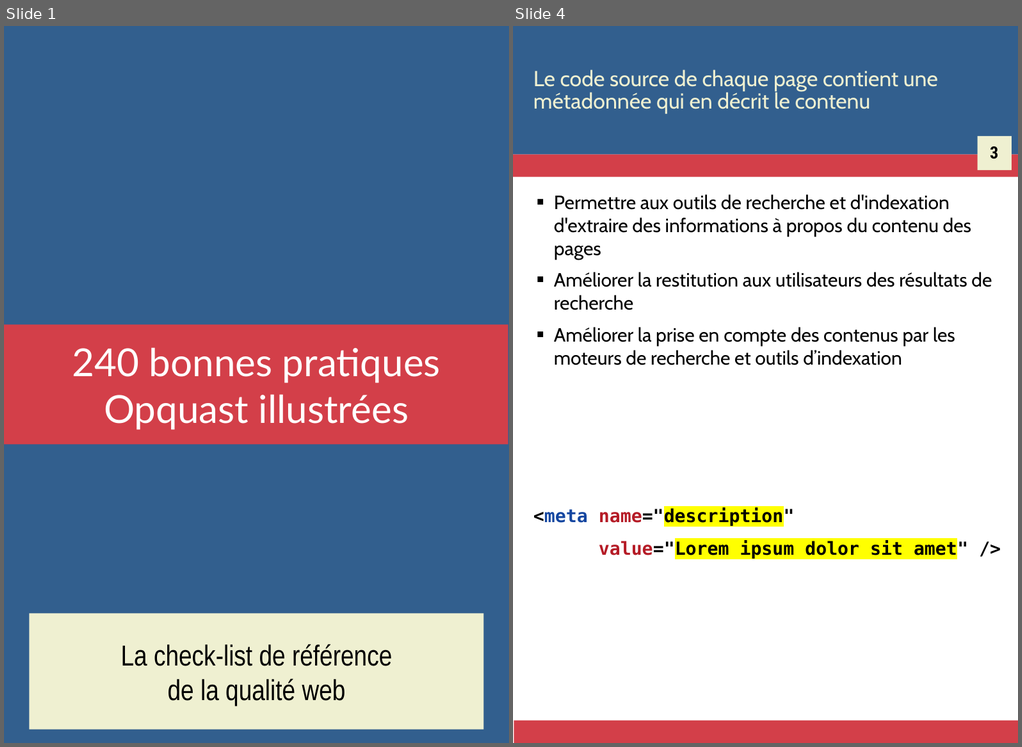
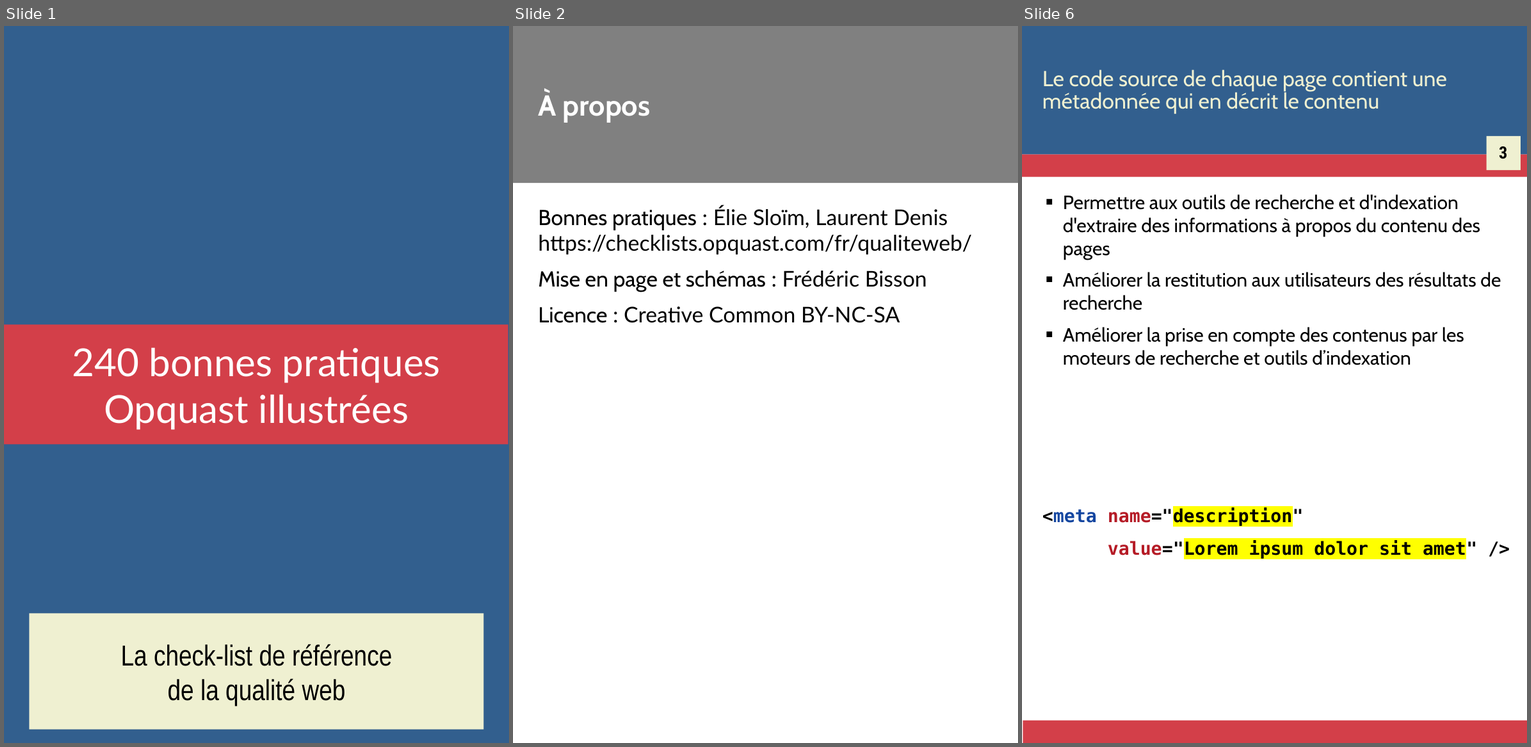
Before and after one commit to Zigazou/bonnes-pratiques-illustrees, a slide deck: bonnes-pratiques.odp. Shown side by side, each under a label of ours: slides 1 and 4 before the commit, slides 1, 2 and 6 after it; the slides between them are not shown. The pictures are 1022x747 and 1531x747 pixels, drawn with LibreOffice and Linux fonts; fonts in the diff are those of the drawing. Boxes give left, top, right and bottom in pixels: in the first picture for what was removed or moved away, otherwise in the second. Text is boxed around its words. In the diff, an @@ line names an element or a change of style, - is before the commit and + after.

```diff
--- a/bonnes-pratiques.odp
+++ b/bonnes-pratiques.odp
@@ slide 2 added at (x1=513, y1=26, x2=1018, y2=743), background #FFFFFF @@
@@ rectangle added at (x1=513, y1=26, x2=1018, y2=183), fill #808080 @@
@@ title added at (x1=538, y1=91, x2=651, y2=123), 24 pt, text #FFFFFF, bold @@
+À propos
@@ text added at (x1=538, y1=206, x2=972, y2=323), 18 pt, text #000000 @@
+Bonnes pratiques : Élie Sloïm, Laurent Denis
+https://checklists.opquast.com/fr/qualiteweb/
+Mise en page et schémas : Frédéric Bisson
+Licence : Creative Common BY-NC-SA
@@ what was slide 4 is now slide 6 @@
```
Also in this commit, not shown: 3 slides changed, 15 other slides added, 30 other files.
